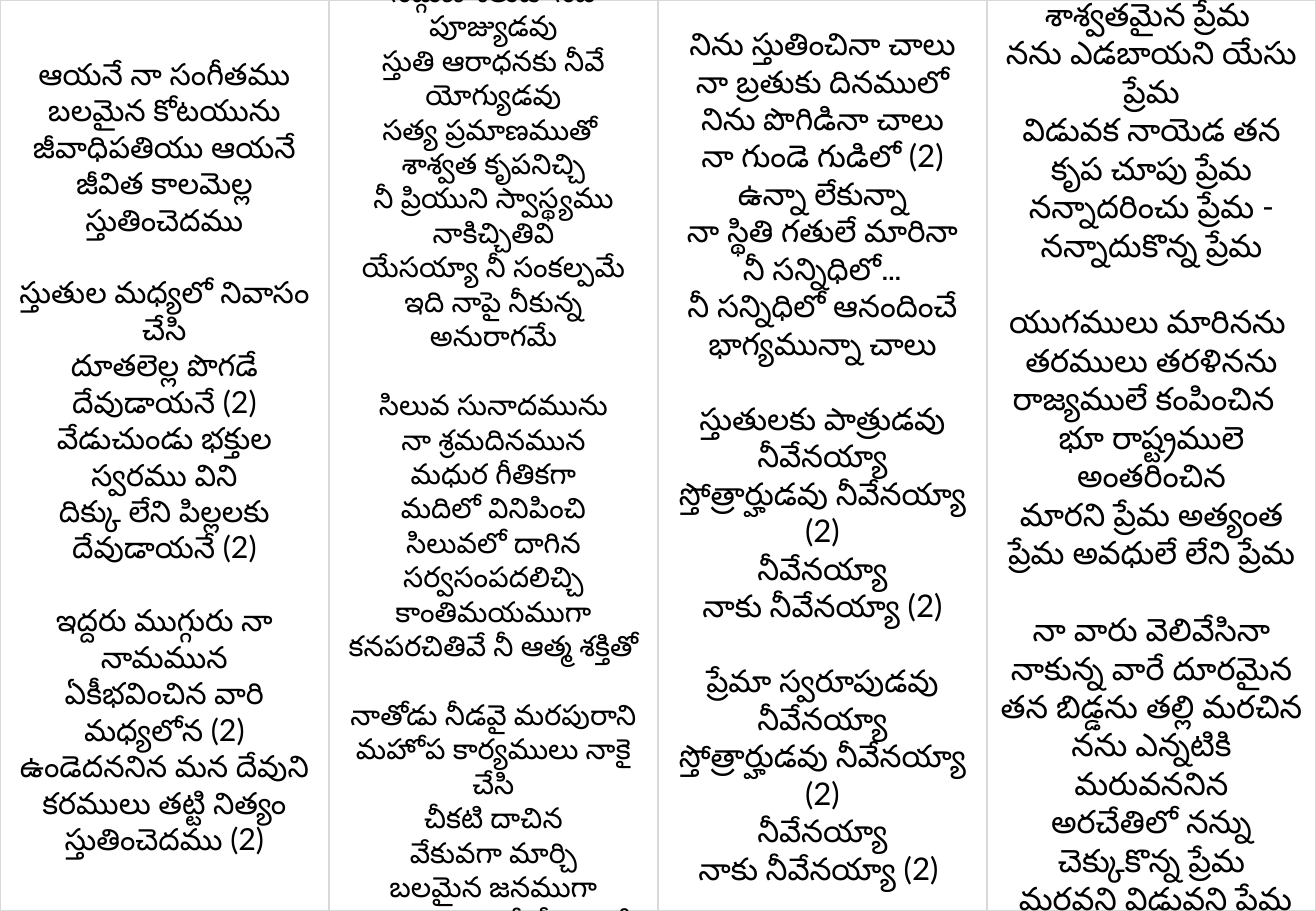
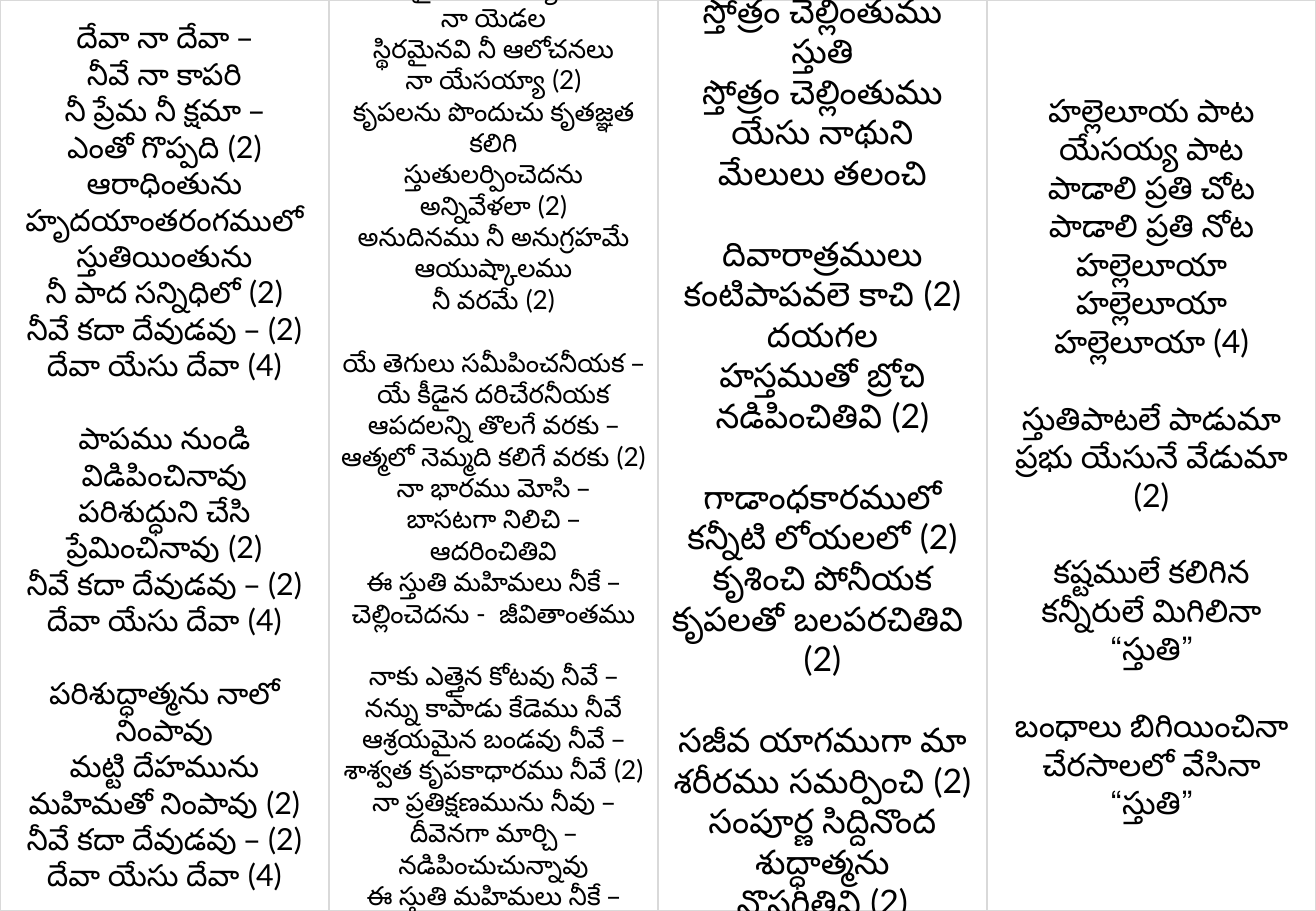
Before and after one commit to venu-webdev/songsDb, a slide deck: slide 1 of xerox.pptx. Drawn at 1316x911 pixels with LibreOffice and Linux fonts; fonts in the diff are those of the drawing. Boxes give left, top, right and bottom in pixels: in the first picture for what was removed or moved away, otherwise in the second. Text is boxed around its words. In the diff, an @@ line names an element or a change of style, - is before the commit and + after.

```diff
--- a/xerox.pptx
+++ b/xerox.pptx
@@ text in rectangle at [25,26,303,891]: text changed @@
-ఆయనే నా సంగీతము
-బలమైన కోటయును
-జీవాధిపతియు ఆయనే
-జీవిత కాలమెల్ల స్తుతించెదము
-స్తుతుల మధ్యలో నివాసం చేసి
-దూతలెల్ల పొగడే
-దేవుడాయనే (2)
-వేడుచుండు భక్తుల
-స్వరము విని
-దిక్కు లేని పిల్లలకు దేవుడాయనే (2)
-ఇద్దరు ముగ్గురు నా నామమున
-ఏకీభవించిన వారి
-మధ్యలోన (2)
-ఉండెదననిన మన దేవుని
-కరములు తట్టి నిత్యం స్తుతించెదము (2)
+దేవా నా దేవా –
+నీవే నా కాపరి
+నీ ప్రేమ నీ క్షమా –
+ఎంతో గొప్పది (2)
+ఆరాధింతును హృదయాంతరంగములో
+స్తుతియింతును
+నీ పాద సన్నిధిలో (2)
+నీవే కదా దేవుడవు – (2)
+దేవా యేసు దేవా (4)
+పాపము నుండి విడిపించినావు
+పరిశుద్ధుని చేసి ప్రేమించినావు (2)
+నీవే కదా దేవుడవు – (2)
+దేవా యేసు దేవా (4)
+పరిశుద్ధాత్మను నాలో నింపావు
+మట్టి దేహమును
+మహిమతో నింపావు (2)
+నీవే కదా దేవుడవు – (2)
+దేవా యేసు దేవా (4)
@@ text in rectangle at [341,8,646,911]: text changed; size 17 to 15.5 pt @@
-సద్గుణ శీలుడా నీవే పూజ్యుడవు
-స్తుతి ఆరాధనకు నీవే యోగ్యుడవు
-సత్య ప్రమాణముతో
-శాశ్వత కృపనిచ్చి
-నీ ప్రియుని స్వాస్థ్యము నాకిచ్చితివి
-యేసయ్యా నీ సంకల్పమే
-ఇది నాపై నీకున్న అనురాగమే
-సిలువ సునాదమును
-నా శ్రమదినమున
-మధుర గీతికగా
-మదిలో వినిపించి
-సిలువలో దాగిన సర్వసంపదలిచ్చి
-కాంతిమయముగా
-కనపరచితివే నీ ఆత్మ శక్తితో
-నాతోడు నీడవై మరపురాని
-మహోప కార్యములు నాకై చేసి
-చీకటి దాచిన
-వేకువగా మార్చి
-బలమైన జనముగా
-నిర్దారించితివి నీ కీర్తి కొరకే
+ఘనమైనవి నీ కార్యములు
+నా యెడల
+స్థిరమైనవి నీ ఆలోచనలు
+నా యేసయ్యా (2)
+కృపలను పొందుచు కృతజ్ఞత కలిగి
+స్తుతులర్పించెదను అన్నివేళలా (2)
+అనుదినము నీ అనుగ్రహమే
+ఆయుష్కాలము
+నీ వరమే (2)
+యే తెగులు సమీపించనీయక –
+యే కీడైన దరిచేరనీయక
+ఆపదలన్ని తొలగే వరకు –
+ఆత్మలో నెమ్మది కలిగే వరకు (2)
+నా భారము మోసి –
+బాసటగా నిలిచి – ఆదరించితివి
+ఈ స్తుతి మహిమలు నీకే –
+చెల్లించెదను - జీవితాంతము
+నాకు ఎత్తైన కోటవు నీవే –
+నన్ను కాపాడు కేడెము నీవే
+ఆశ్రయమైన బండవు నీవే –
+శాశ్వత కృపకాధారము నీవే (2)
+నా ప్రతిక్షణమును నీవు –
+దీవెనగా మార్చి – నడిపించుచున్నావు
+ఈ స్తుతి మహిమలు నీకే –
+చెల్లించెదను – జీవితాంతము
@@ text in rectangle at [672,0,972,890]: text changed; size 18.5 to 20 pt @@
-నిను స్తుతించినా చాలు
-నా బ్రతుకు దినములో
-నిను పొగిడినా చాలు
-నా గుండె గుడిలో (2)
-ఉన్నా లేకున్నా
-నా స్థితి గతులే మారినా
-నీ సన్నిధిలో…
-నీ సన్నిధిలో ఆనందించే భాగ్యమున్నా చాలు
-స్తుతులకు పాత్రుడవు నీవేనయ్యా
-స్తోత్రార్హుడవు నీవేనయ్యా (2)
-నీవేనయ్యా
-నాకు నీవేనయ్యా (2)
-ప్రేమా స్వరూపుడవు నీవేనయ్యా
-స్తోత్రార్హుడవు నీవేనయ్యా (2)
-నీవేనయ్యా
-నాకు నీవేనయ్యా (2)
+స్తోత్రం చెల్లింతుము స్తుతి స్తోత్రం చెల్లింతుము
+యేసు నాథుని
+మేలులు తలంచి
+దివారాత్రములు
+కంటిపాపవలె కాచి (2)
+దయగల హస్తముతో బ్రోచి నడిపించితివి (2)
+గాడాంధకారములో
+కన్నీటి లోయలలో (2)
+కృశించి పోనీయక
+కృపలతో బలపరచితివి (2)
+సజీవ యాగముగా మా శరీరము సమర్పించి (2)
+సంపూర్ణ సిద్దినొంద
+శుద్ధాత్మను నొసగితివి (2)
@@ text in rectangle at [1015,99,1288,825]: text changed @@
-శాశ్వతమైన ప్రేమ
-నను ఎడబాయని యేసు ప్రేమ
-విడువక నాయెడ తన కృప చూపు ప్రేమ
-నన్నాదరించు ప్రేమ - నన్నాదుకొన్న ప్రేమ
-యుగములు మారినను
-తరములు తరళినను
-రాజ్యములే కంపించిన
-భూ రాష్ట్రములె అంతరించిన
-మారని ప్రేమ అత్యంత ప్రేమ అవధులే లేని ప్రేమ
-నా వారు వెలివేసినా
-నాకున్న వారే దూరమైన
-తన బిడ్డను తల్లి మరచిన
-నను ఎన్నటికి మరువననిన
-అరచేతిలో నన్ను
-చెక్కుకొన్న ప్రేమ
-మరవని విడువని ప్రేమ
+హల్లెలూయ పాట
+యేసయ్య పాట
+పాడాలి ప్రతి చోట
+పాడాలి ప్రతి నోట
+హల్లెలూయా హల్లెలూయా హల్లెలూయా (4)
+స్తుతిపాటలే పాడుమా
+ప్రభు యేసునే వేడుమా (2)
+కష్టములే కలిగిన
+కన్నీరులే మిగిలినా “స్తుతి”
+బంధాలు బిగియించినా చేరసాలలో వేసినా “స్తుతి”
```
Also in this commit, not shown: 3 other files.
